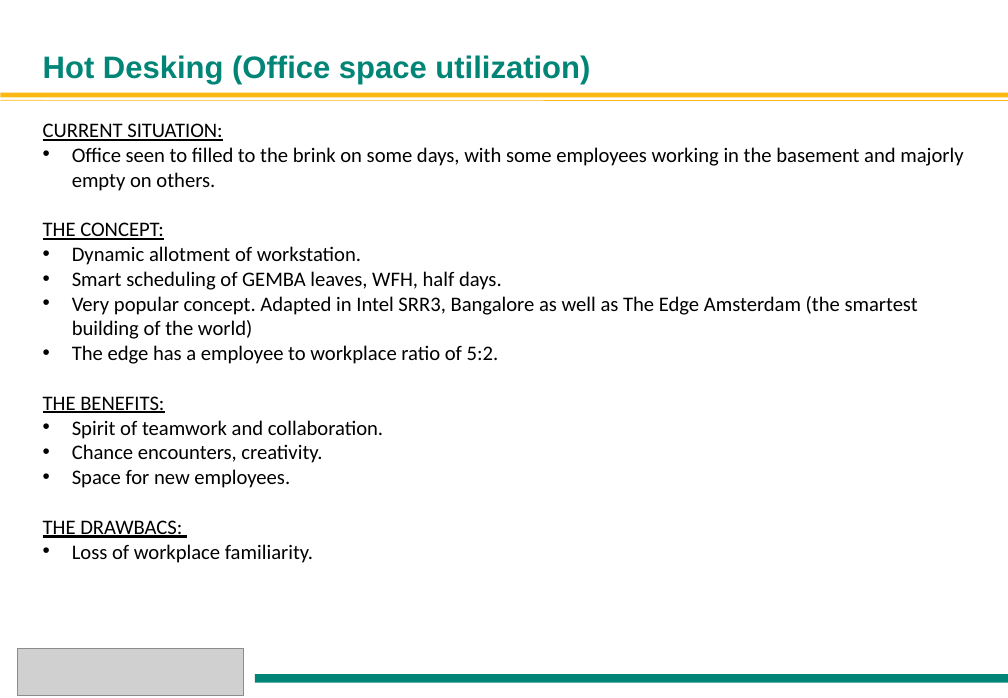
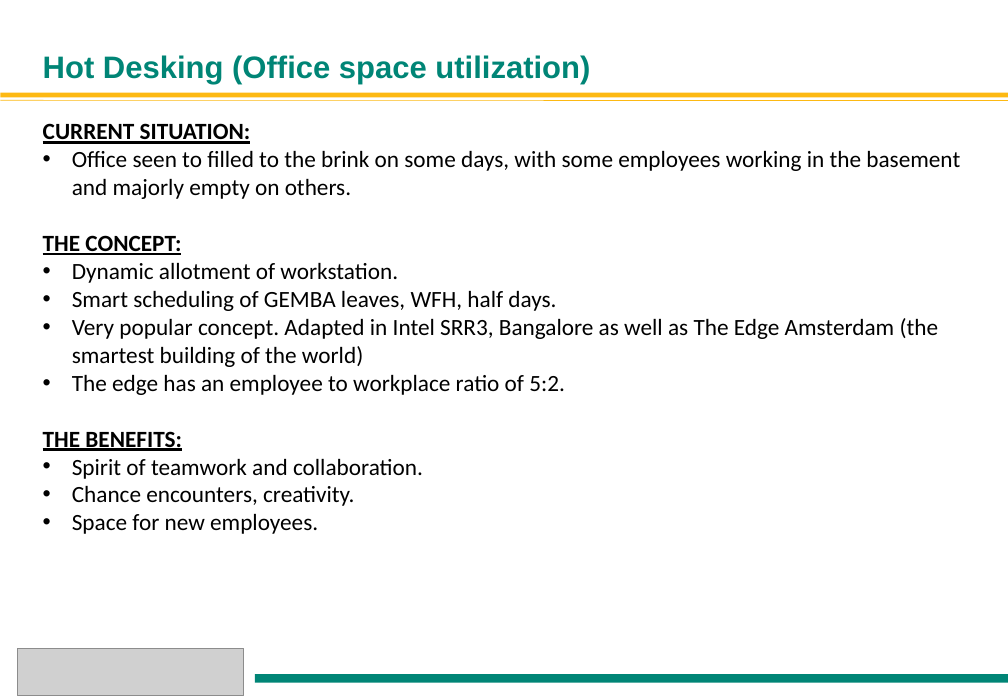
Before and after one commit to Anuragkedia/Anuragkedia.github.io, a slide deck: slide 18 of Smart office2.ppt (slide 17 before the commit). Drawn at 1008x698 pixels with LibreOffice and Linux fonts; fonts in the diff are those of the drawing; grey boxes stand for pictures. Boxes give left, top, right and bottom in pixels: in the first picture for what was removed or moved away, otherwise in the second. Text is boxed around its words. In the diff, an @@ line names an element or a change of style, - is before the commit and + after.

```diff
--- a/Smart office2.ppt
+++ b/Smart office2.ppt
@@ text at <box>43,123,960,534</box>: size 16 to 18 pt; bold on in "CURRENT SITUATION:", "THE CONCEPT:", "THE BENEFITS:" @@
@@ text at <box>72,375,565,395</box>: text changed; size 16 to 18 pt @@
-• The edge has a employee to workplace ratio of 5:2.
+• The edge has an employee to workplace ratio of 5:2.
@@ text at <box>43,520,313,563</box>: paragraphs removed @@
-THE DRAWBACS:
-• Loss of workplace familiarity.
```
Also in this commit, not shown: 6 other slides changed, 9 slides added, 6 slides removed.
